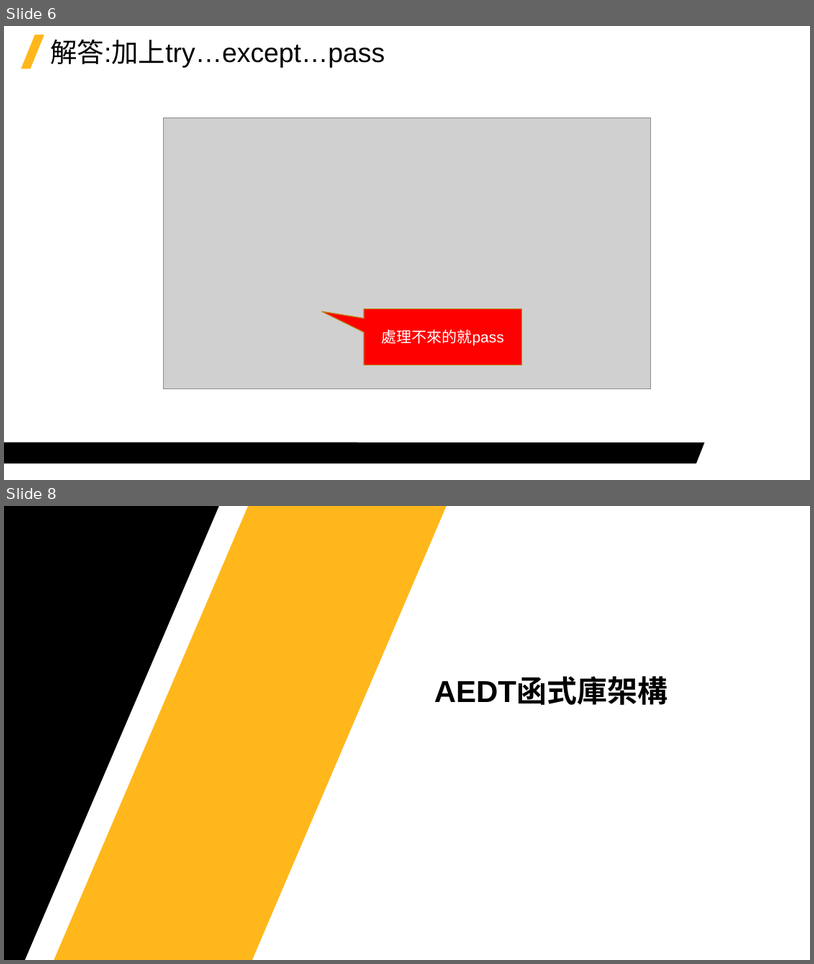
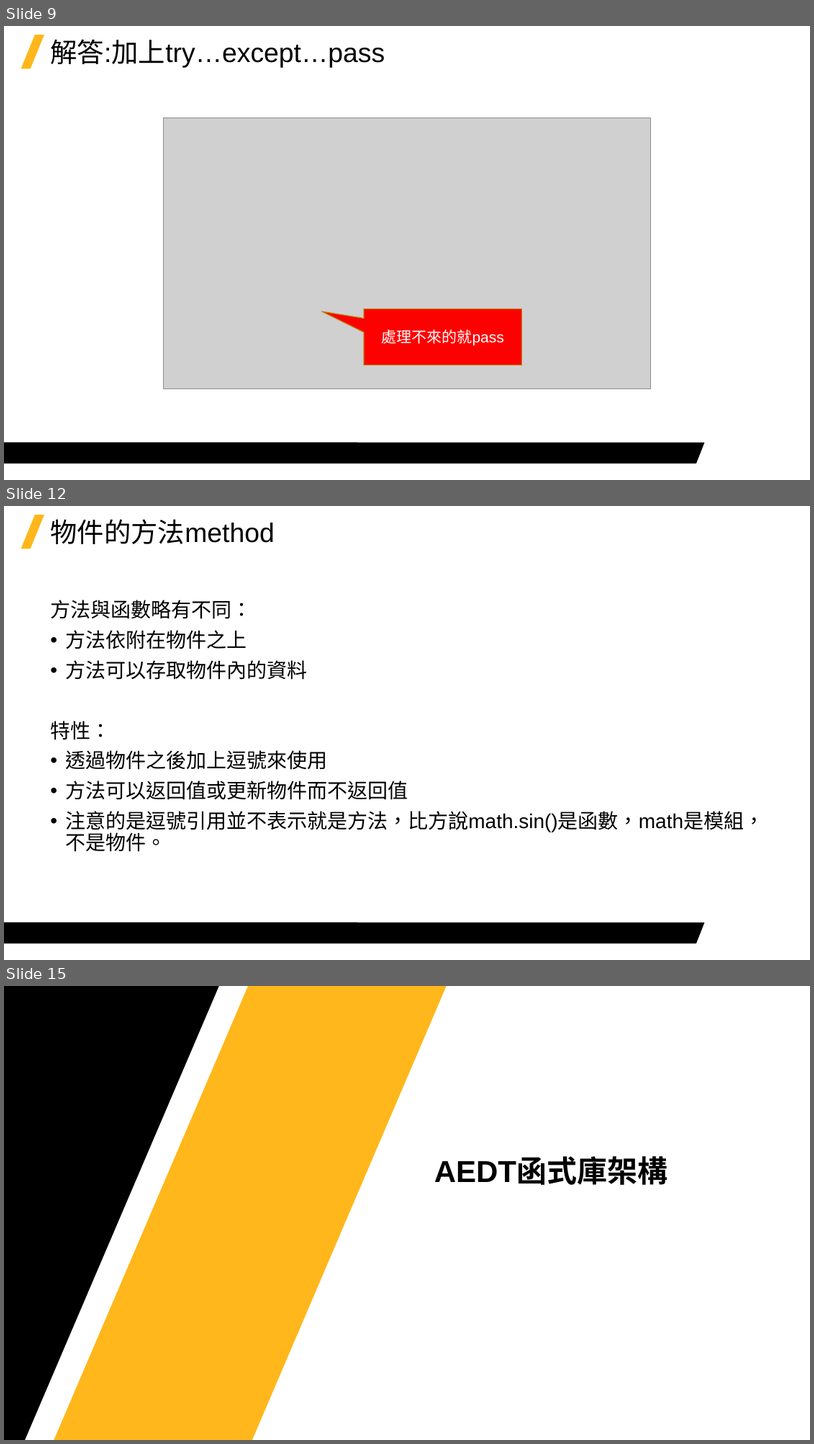
Before and after one commit to Jerrick-cheng/AEDT-Automation-Camp, a slide deck: 上課教材/Week4.pptx. Shown one above the other, each under a label of ours: slides 6 and 8 before the commit, slides 9, 12 and 15 after it; the slides between them are not shown. The pictures are 814x964 and 814x1444 pixels, drawn with LibreOffice and Linux fonts; fonts in the diff are those of the drawing; grey boxes stand for pictures; background and template pictures are left out. Boxes give left, top, right and bottom in pixels: in the first picture for what was removed or moved away, otherwise in the second. Text is boxed around its words. In the diff, an @@ line names an element or a change of style, - is before the commit and + after.

```diff
--- a/上課教材/Week4.pptx
+++ b/上課教材/Week4.pptx
@@ slide 12 added at <box>4,506,810,960</box>, background #FFFFFF; not listed: 2 template elements that a slide beside it also shows @@
@@ title added at <box>50,519,274,544</box>, 32 pt, text #000000 @@
+物件的方法method
@@ text added at <box>50,600,764,852</box>, 24 pt, text #000000 @@
+方法與函數略有不同：
+• 方法依附在物件之上
+• 方法可以存取物件內的資料
+特性：
+• 透過物件之後加上逗號來使用
+• 方法可以返回值或更新物件而不返回值
+• 注意的是逗號引用並不表示就是方法，比方說math.sin()是函數，math是模組，不是物件。
@@ what was slide 6 is now slide 9 @@
@@ what was slide 8 is now slide 15 @@
```
Also in this commit, not shown: 5 slides changed, 6 other slides added, 2 other files.
